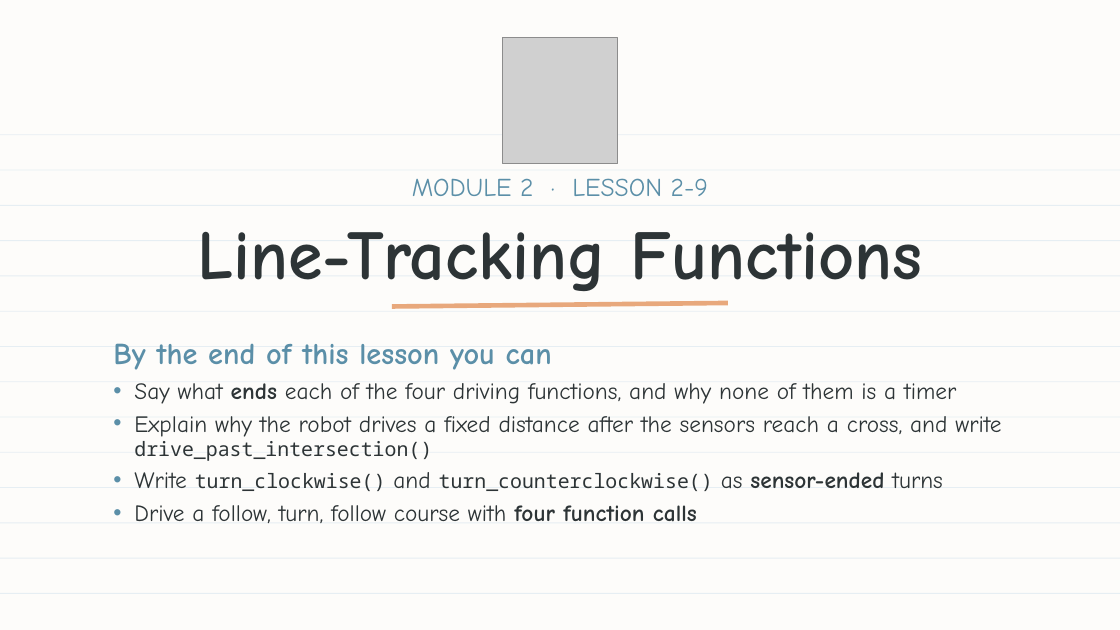
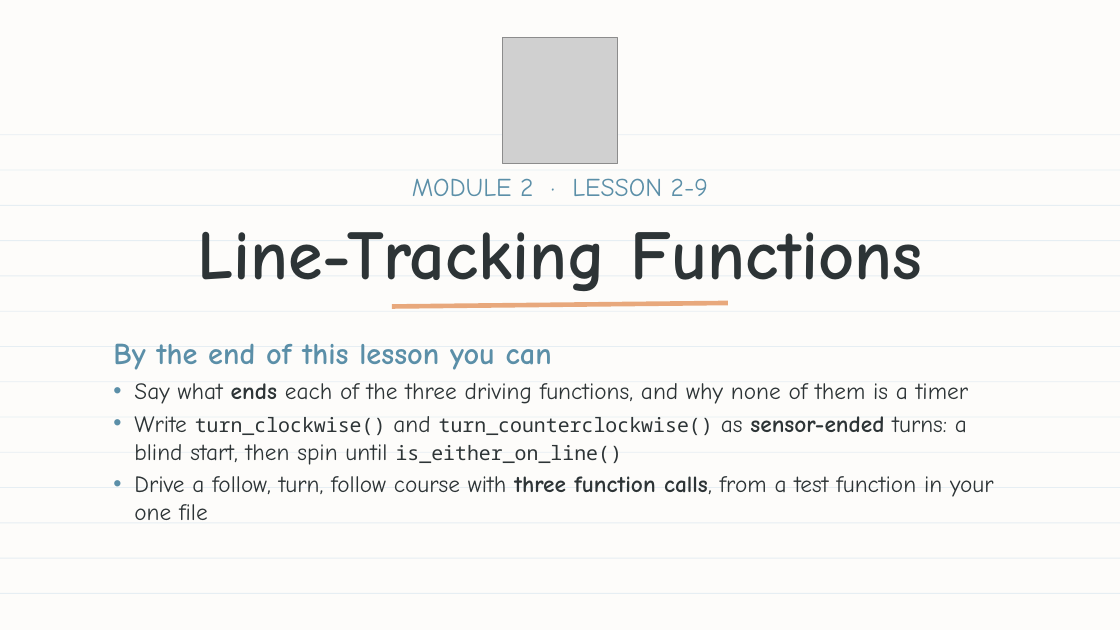
Before and after one commit to bradamiller/LearningPython, a slide deck: slide 1 of static/slides/module-02-line-tracking/module-2-lesson-09-line-tracking-functions.pptx. Drawn at 1120x630 pixels with LibreOffice and Linux fonts; fonts in the diff are those of the drawing; grey boxes stand for pictures. Boxes give left, top, right and bottom in pixels: in the first picture for what was removed or moved away, otherwise in the second. Text is boxed around its words. In the diff, an @@ line names an element or a change of style, - is before the commit and + after.

```diff
--- a/static/slides/module-02-line-tracking/module-2-lesson-09-line-tracking-functions.pptx
+++ b/static/slides/module-02-line-tracking/module-2-lesson-09-line-tracking-functions.pptx
@@ text at box(134, 383, 994, 520): text changed @@
-• Say what ends each of the four driving functions, and why none of them is a timer
-• Explain why the robot drives a fixed distance after the sensors reach a cross, and write drive_past_intersection()
-• Write turn_clockwise() and turn_counterclockwise() as sensor-ended turns
-• Drive a follow, turn, follow course with four function calls
+• Say what ends each of the three driving functions, and why none of them is a timer
+• Write turn_clockwise() and turn_counterclockwise() as sensor-ended turns: a blind start, then spin until is_either_on_line()
+• Drive a follow, turn, follow course with three function calls, from a test function in your one file
```
Also in this commit, not shown: 13 other slides changed, 8 slides removed, 13 other files.
